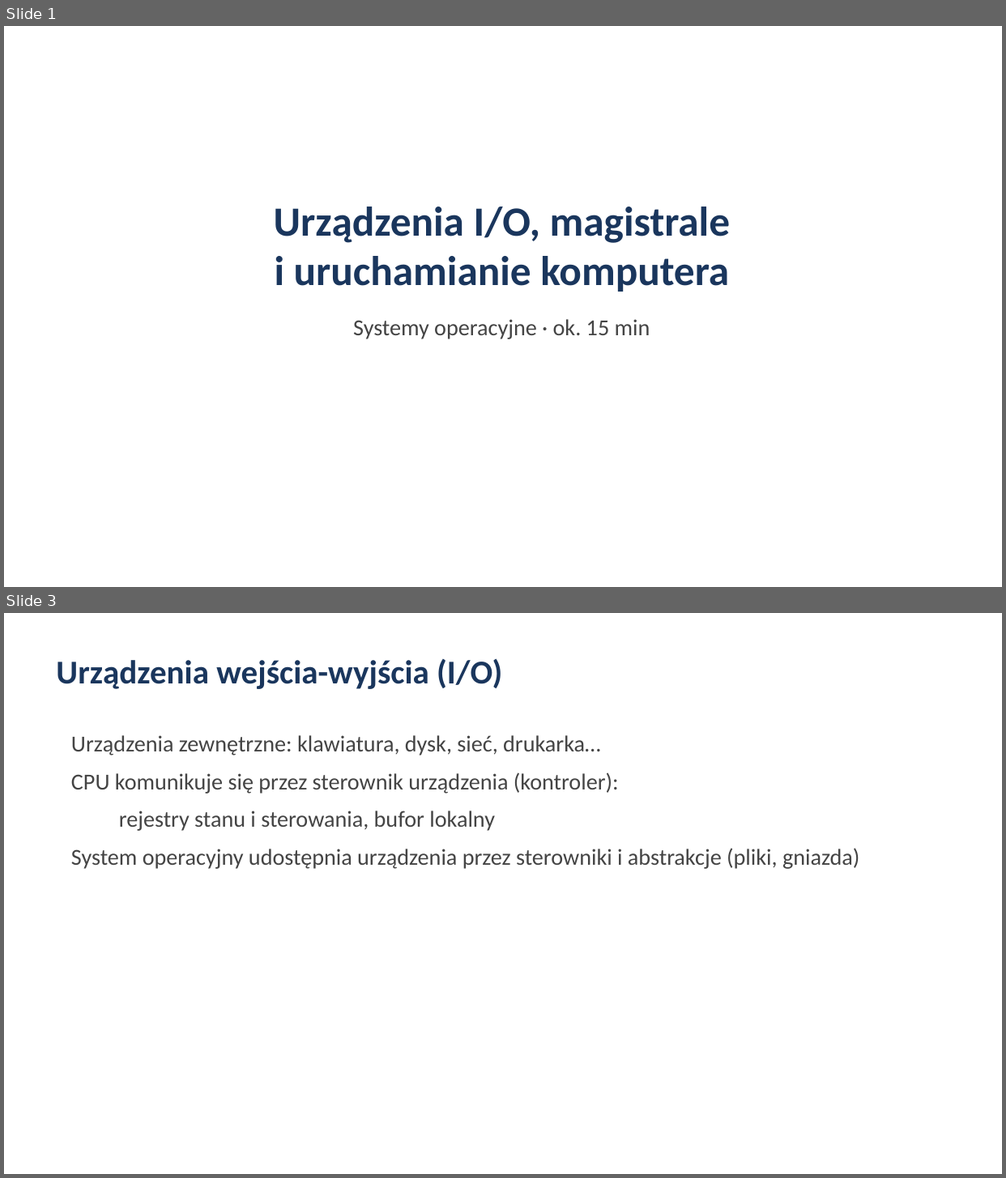
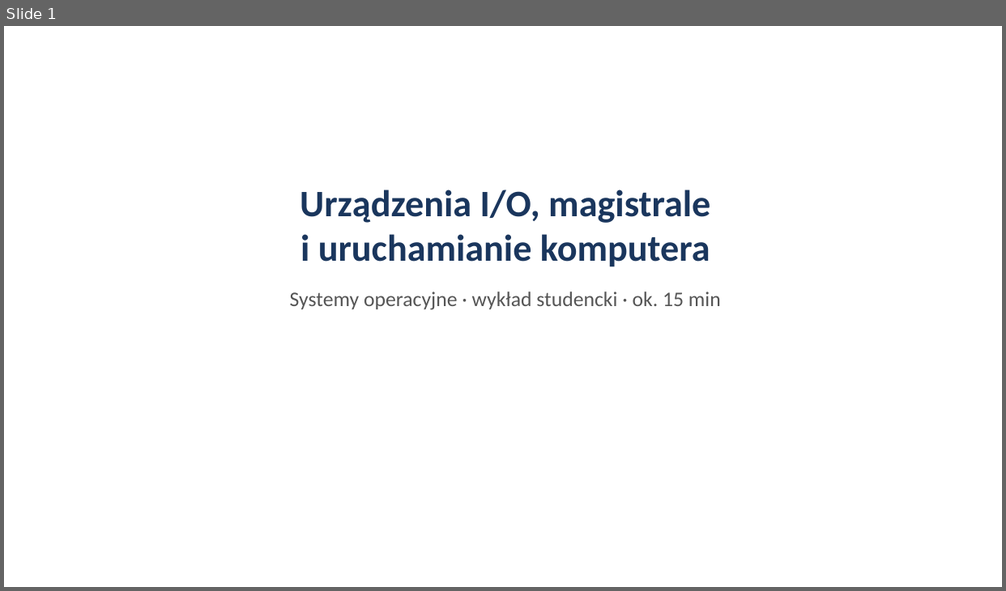
Before and after one commit to PL77239/RESEARCH, a slide deck: prezentacja/prezentacja-os.pptx. Shown one above the other, each under a label of ours: slides 1 and 3 before the commit, slide 1 after it; the slides between them are not shown. The pictures are 1006x1178 and 1006x591 pixels, drawn with LibreOffice and Linux fonts; fonts in the diff are those of the drawing. Boxes give left, top, right and bottom in pixels: in the first picture for what was removed or moved away, otherwise in the second. Text is boxed around its words. In the diff, an @@ line names an element or a change of style, - is before the commit and + after.

```diff
--- a/prezentacja/prezentacja-os.pptx
+++ b/prezentacja/prezentacja-os.pptx
@@ slide 3 removed at (4,613,1002,1174), background #FFFFFF @@
@@ text removed at (56,658,502,689) @@
-Urządzenia wejścia-wyjścia (I/O)
@@ text removed at (71,735,859,869) @@
-Urządzenia zewnętrzne: klawiatura, dysk, sieć, drukarka…
-CPU komunikuje się przez sterownik urządzenia (kontroler):
-  rejestry stanu i sterowania, bufor lokalny
-System operacyjny udostępnia urządzenia przez sterowniki i abstrakcje (pliki, gniazda)
@@ slide 1 changed as well @@
@@ text "Urządzenia I/O, magistrale i uruchamianie ...": place and size @@
-text "Urządzenia I/O, magistrale i uruchamianie ..." at (274,207,730,339)
+text "Urządzenia I/O, magistrale i uruchamianie ..." at (290,190,721,310)
@@ text at (300,190,710,267): size 40 to 36 pt in "Urządzenia I/O, magistrale i uruchamianie komputera" @@
@@ text at (290,292,721,310): text changed; size 22 to 20 pt; text colour #444444 to #555555 @@
-Systemy operacyjne · ok. 15 min
+Systemy operacyjne · wykład studencki · ok. 15 min
```
Also in this commit, not shown: 1 other slide changed, 21 slides added, 14 other slides removed.
